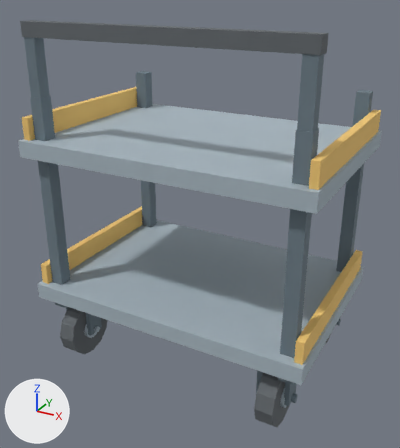
A saved change to the OBJ model Assets/C01InteriorProps/C01-18/Models/P18-03.obj.
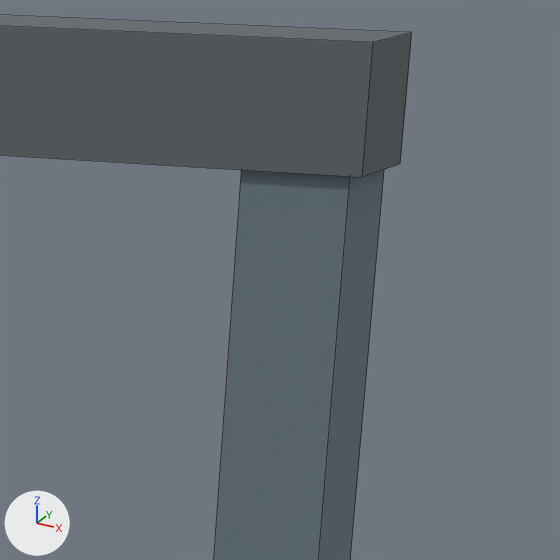
The first picture shows the older version from a camera (50 mm lens) standing at (0.858, -1.601, 1.311) and looking at (-0.002, -0.037, 0.529). The close-ups show the older and then the newer version on the part from 66% to 88% of the width and 6% to 25% of the height of that picture. Only the edits that show in the close-ups are written down. Arrows for +X, +Y and +Z are at lower left; the lights stay in place. The close-ups show mesh edges as thin lines. Where no turn or scale is listed for an object, it has been applied to the vertices.

Objects in the first close-up: 'Cart_Handle_Grip', 'Cart_Handle_Post_0.44'.
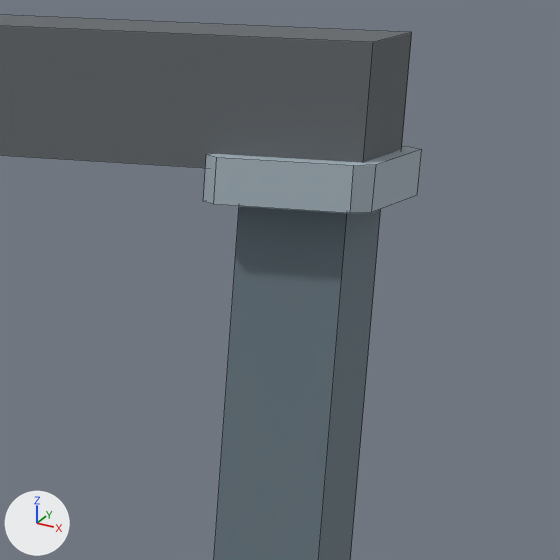
What differs and where, as boxes (x1, y1, x2, y2) in the close-ups (560 x 560 px):
'Cart_HandleClamp_R', added
    after: (203, 146, 422, 213)

What changed in the scene script:
```text
Add me_cart_handleclamp_r:
    me_cart_handleclamp_r.from_pydata([(0.415, -0.257, 1.144), (0.465, -0.257, 1.144), (0.471, -0.263, 1.144), (0.471, -0.317, 1.144), (0.465, -0.323, 1.144), (0.415, -0.323, 1.144), (0.409, -0.317, 1.144), (0.409, -0.263, 1.144), (0.415, -0.257, 1.16), (0.465, -0.257, 1.16), (0.471, -0.263, 1.16), (0.471, -0.317, 1.16), (0.465, -0.323, 1.16), (0.415, -0.323, 1.16), (0.409, -0.317, 1.16), (0.409, -0.263, 1.16)], [], [(0, 1, 2, 3, 4, 5, 6, 7), (15, 14, 13, 12, 11, 10, 9, 8), (1, 0, 8, 9), (2, 1, 9, 10), (3, 2, 10, 11), (4, 3, 11, 12), (5, 4, 12, 13), (6, 5, 13, 14), (7, 6, 14, 15), (0, 7, 15, 8)])
    me_cart_handleclamp_r.materials.append(mat_steel)  # light grey #a7b6bf
Add ob_cart_handleclamp_r:
    ob_cart_handleclamp_r = bpy.data.objects.new('Cart_HandleClamp_R', me_cart_handleclamp_r)
    ob_cart_handleclamp_r.location = (0.0, 0.0, 0.0)
```
